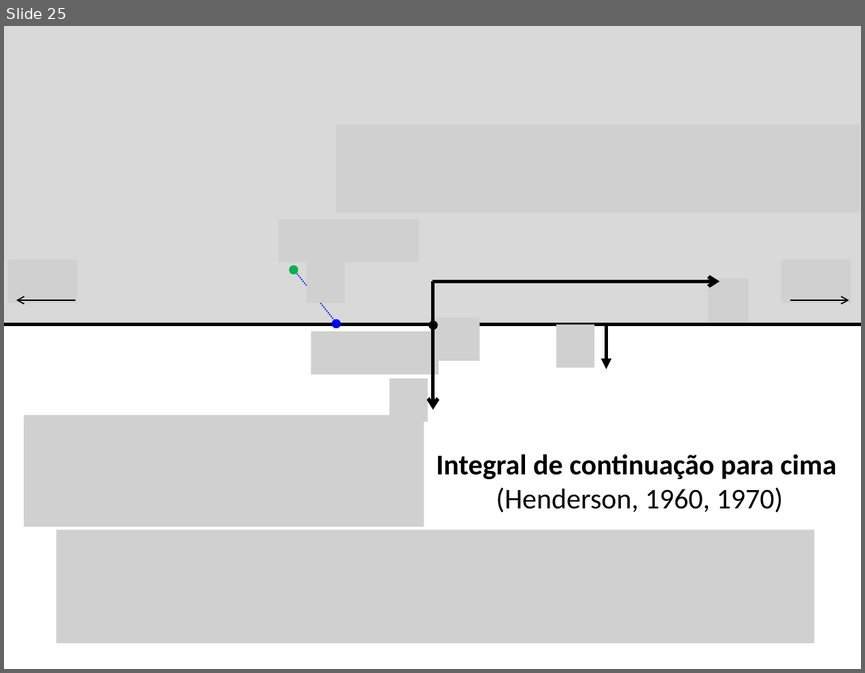
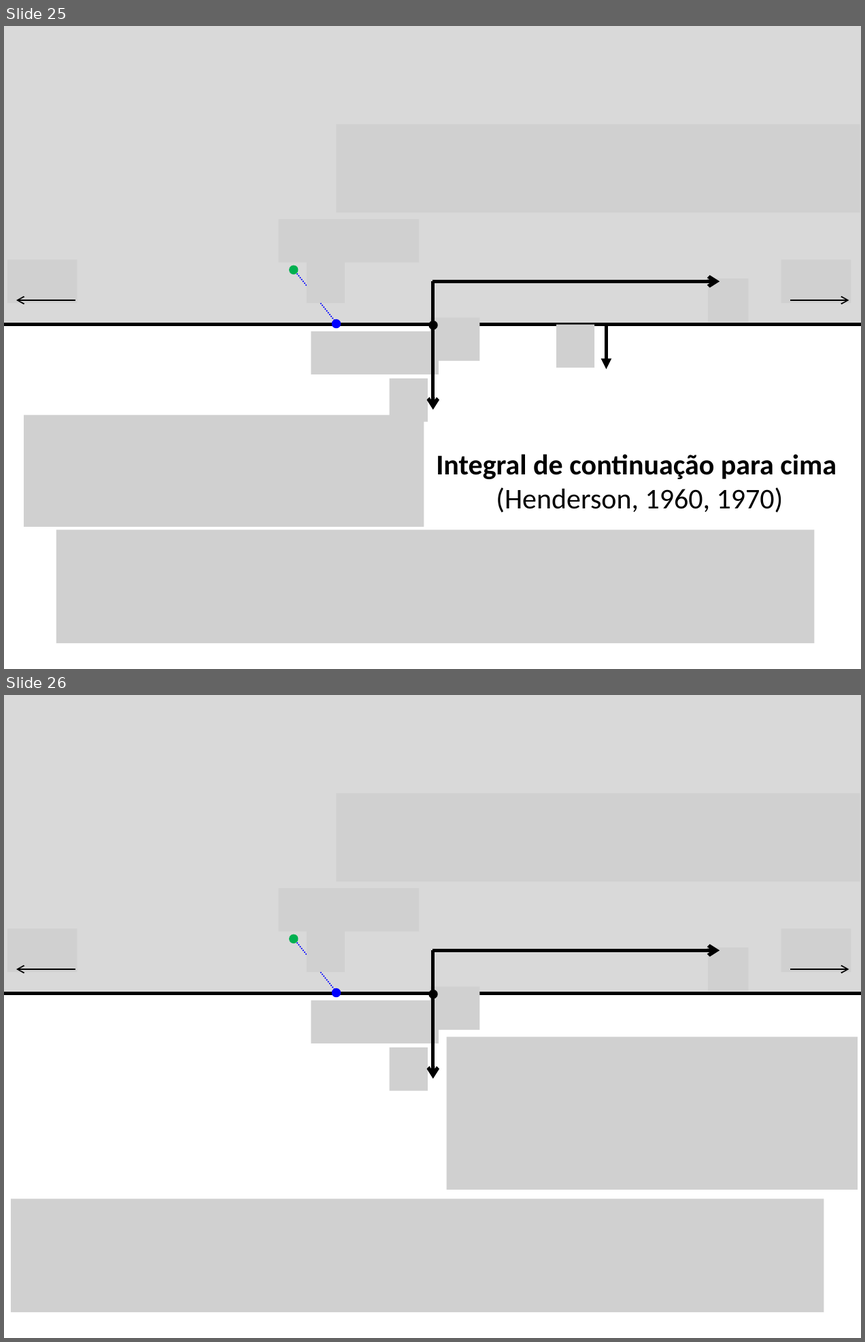
Before and after one commit to pinga-lab/CE-VII-SimBGf-2016, a slide deck: slides/8_integral_continuacao.pptx. Shown one above the other, each under a label of ours: slide 25 before the commit, slides 25 and 26 after it. The pictures are 865x673 and 865x1342 pixels, drawn with LibreOffice and Linux fonts; fonts in the diff are those of the drawing; grey boxes stand for pictures. Boxes give left, top, right and bottom in pixels: in the first picture for what was removed or moved away, otherwise in the second. Text is boxed around its words. In the diff, an @@ line names an element or a change of style, - is before the commit and + after.

```diff
--- a/slides/8_integral_continuacao.pptx
+++ b/slides/8_integral_continuacao.pptx
@@ slide 26 added at box(4, 695, 861, 1338), background #FFFFFF @@
@@ rectangle added at box(4, 695, 861, 993), fill #D9D9D9, outline #000000 3 pt @@
@@ picture added at box(337, 794, 860, 882) @@
@@ picture added at box(278, 888, 419, 930) @@
@@ picture added at box(7, 929, 77, 972) @@
@@ ellipse added at box(290, 936, 297, 943), fill #00B050, outline #00B050 2 pt @@
@@ line added from (294, 938) to (337, 993), #0000FF 1 pt dashed @@
@@ picture added at box(307, 929, 344, 972) @@
@@ picture added at box(781, 929, 851, 972) @@
@@ arrow added from (432, 950) to (719, 950), #000000 3 pt @@
@@ arrow added from (433, 950) to (433, 1079), #000000 3 pt @@
@@ picture added at box(707, 948, 748, 991) @@
@@ arrow added from (75, 969) to (16, 969), #000000 1 pt @@
@@ arrow added from (789, 969) to (849, 969), #000000 1 pt @@
@@ picture added at box(311, 1000, 439, 1043) @@
@@ ellipse added at box(333, 989, 340, 996), fill #0000FF, outline #0000FF 2 pt @@
@@ picture added at box(430, 986, 479, 1029) @@
@@ ellipse added at box(430, 991, 436, 998), fill #000000, outline #000000 2 pt @@
@@ picture added at box(446, 1037, 857, 1189) @@
@@ picture added at box(390, 1047, 428, 1090) @@
@@ picture added at box(11, 1199, 824, 1312) @@
```
Also in this commit, not shown: 16 other slides added, 3 other files.
